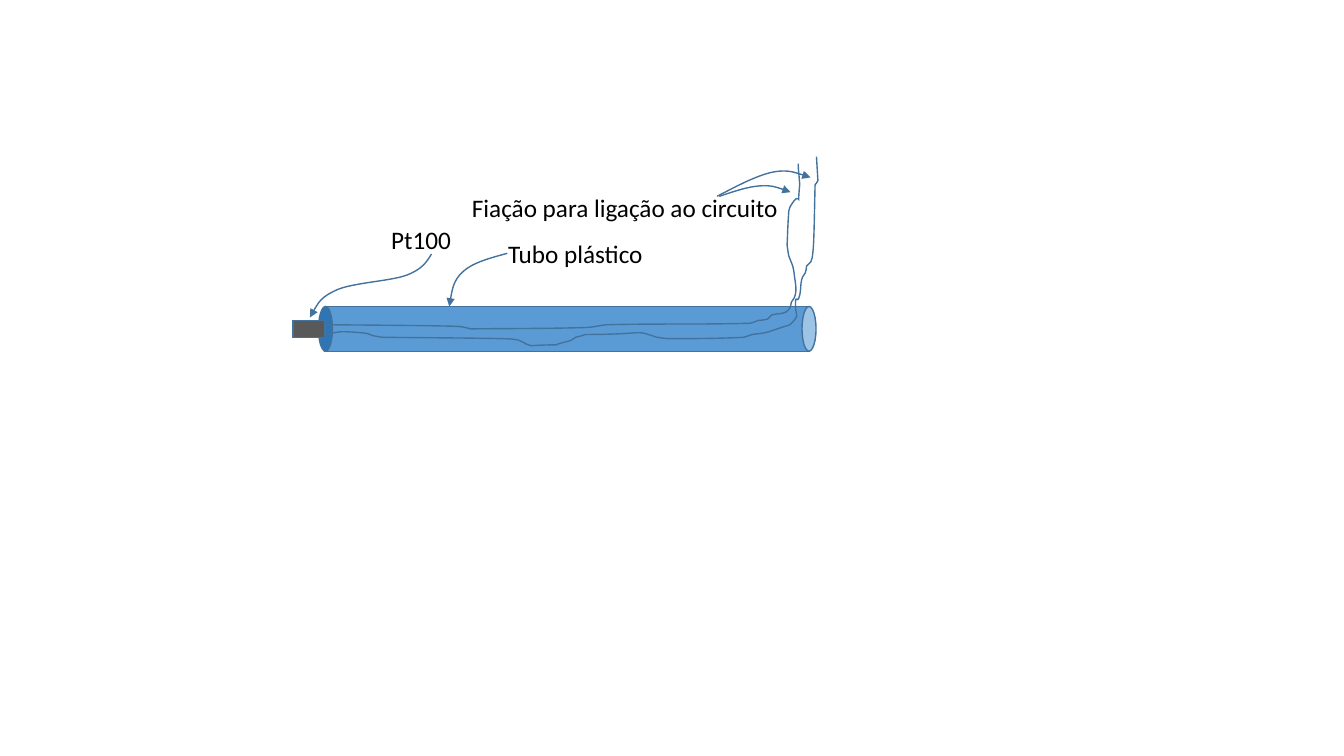
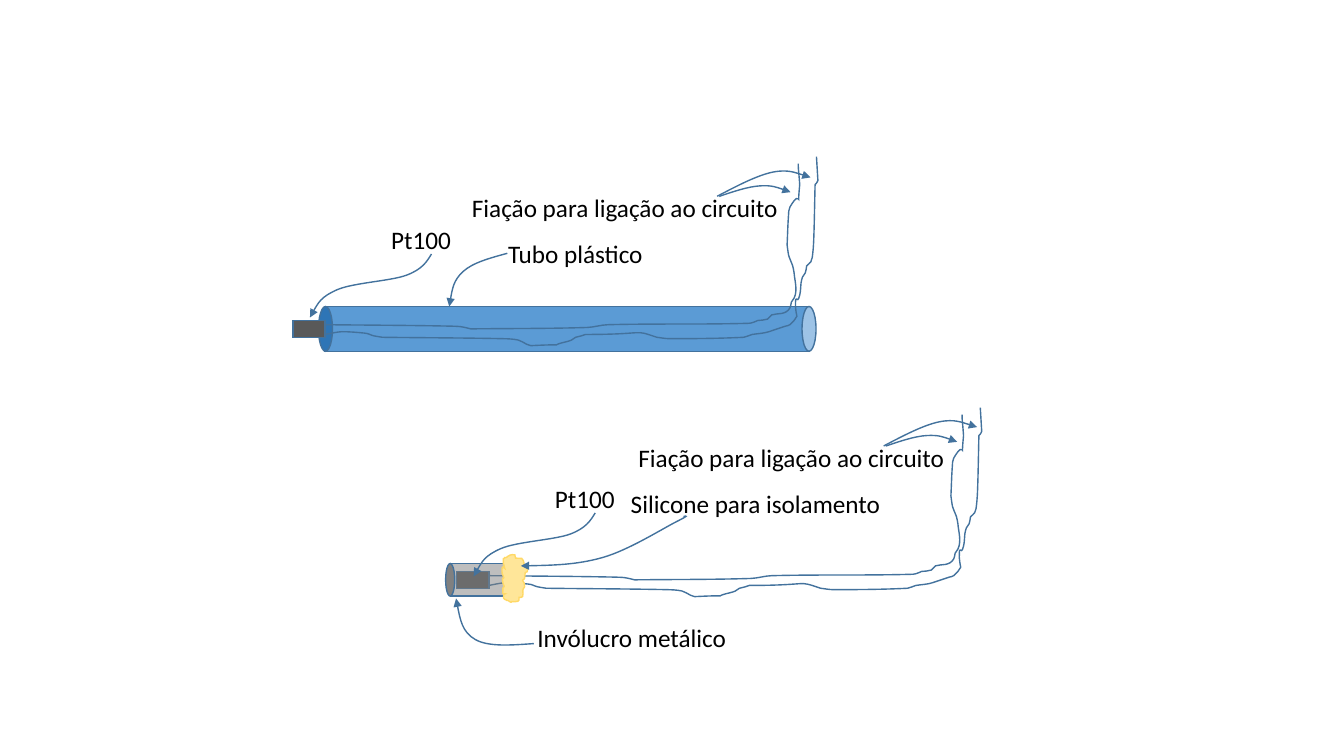
Before and after one commit to Rogiel/ufrgs-instrumentacao-projeto, a slide deck: slide 2 of Resources/Images/Figuras.pptx. Drawn at 1344x756 pixels with LibreOffice and Linux fonts; fonts in the diff are those of the drawing. Boxes give left, top, right and bottom in pixels: in the first picture for what was removed or moved away, otherwise in the second. Text is boxed around its words. In the diff, an @@ line names an element or a change of style, - is before the commit and + after.

```diff
--- a/Resources/Images/Figuras.pptx
+++ b/Resources/Images/Figuras.pptx
@@ freeform shape added at [490,415,964,580], outline #43739E 1 pt @@
@@ freeform shape added at [490,408,983,597], outline #43739E 1 pt @@
@@ text added at [638,446,944,472], 18 pt, text #000000 @@
+Fiação para ligação ao circuito
@@ freeform shape added at [884,421,978,447], outline #43739E 1 pt @@
@@ freeform shape added at [886,436,958,447], outline #43739E 1 pt @@
@@ text added at [555,491,615,514], 18 pt, text #000000 @@
+Pt100
@@ text added at [631,495,880,520], 18 pt, text #000000 @@
+Silicone para isolamento
@@ freeform shape added at [468,510,600,576], outline #43739E 1 pt @@
@@ freeform shape added at [521,516,687,566], outline #43739E 1 pt @@
@@ ellipse added at [446,564,455,596], fill #808080, outline #43739E 1 pt @@
@@ rectangle added at [451,564,512,596], fill #808080 at 51% opacity, outline #43739E 1 pt @@
@@ freeform shape added at [502,555,527,602], fill #FFE699, outline #FFD966 1 pt @@
@@ freeform shape added at [443,589,533,669], outline #43739E 1 pt @@
@@ rectangle added at [457,571,490,588], fill #595959, outline #43739E 1 pt @@
@@ text added at [537,629,726,647], 18 pt, text #000000 @@
+Invólucro metálico
```
Also in this commit, not shown: 1 other slide changed, 2 slides added, 6 other files.
